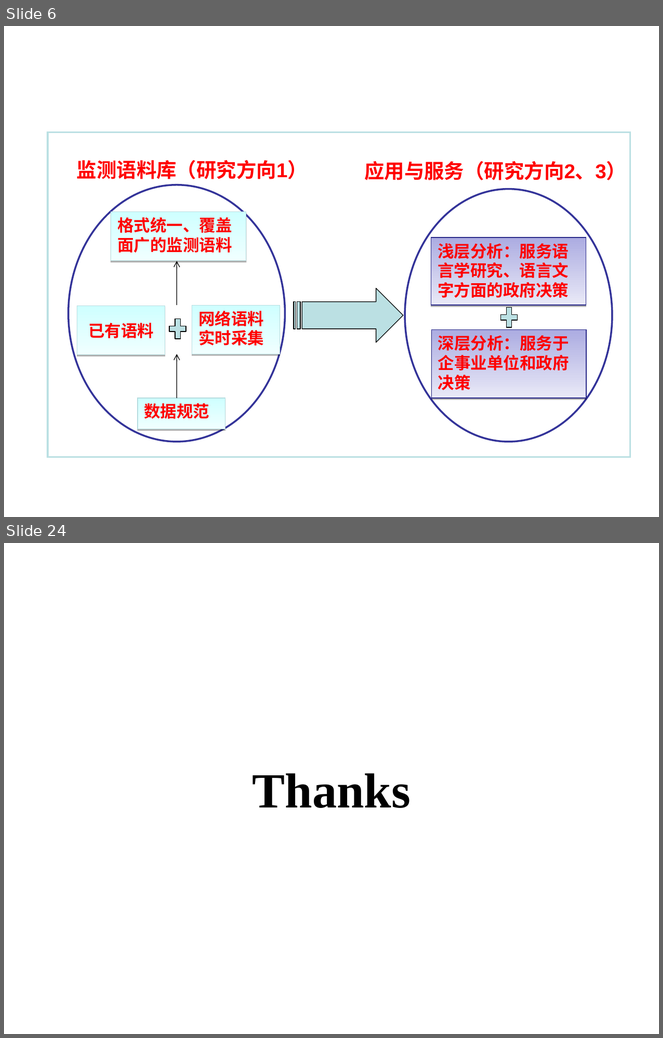
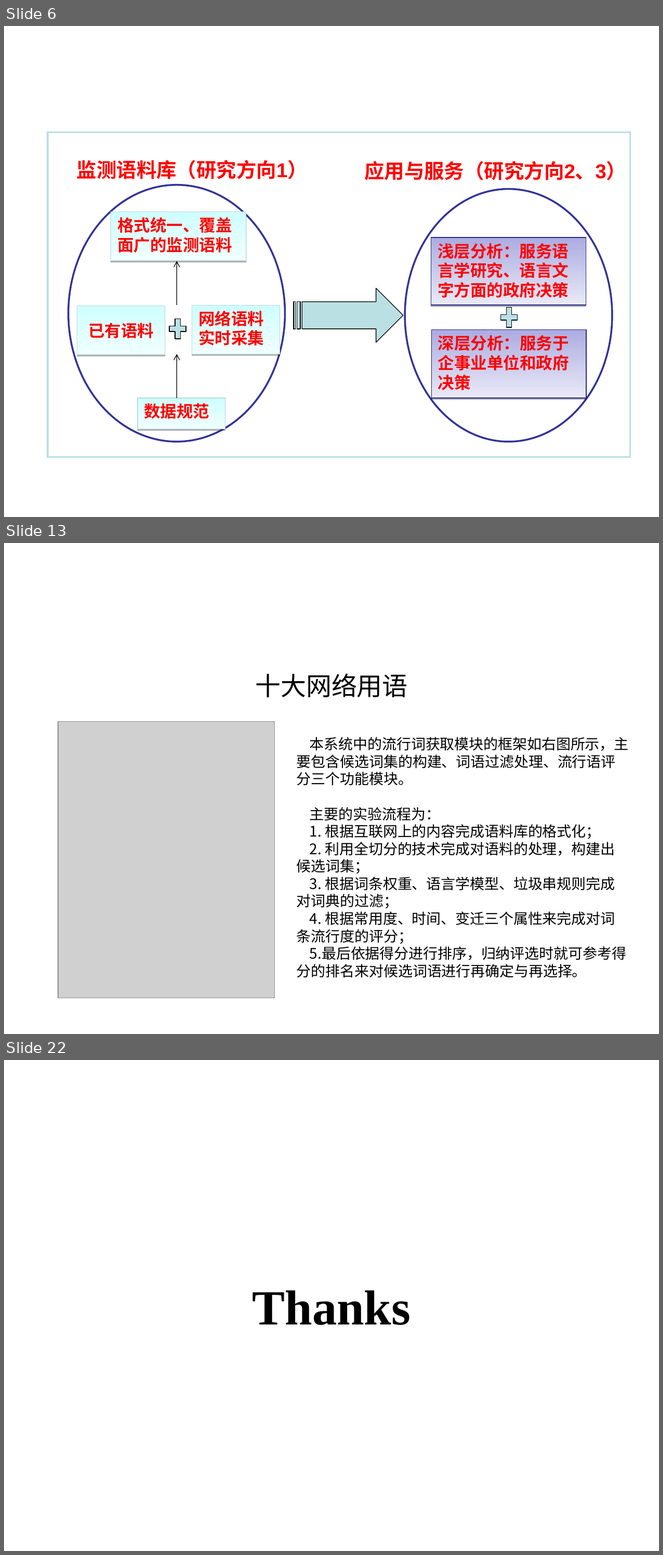
Before and after one commit to shqcandy/Report, a slide deck: 报告_v1.ppt. Shown one above the other, each under a label of ours: slides 6 and 24 before the commit, slides 6, 13 and 22 after it; the slides between them are not shown. The pictures are 663x1038 and 663x1555 pixels, drawn with LibreOffice and Linux fonts; fonts in the diff are those of the drawing; grey boxes stand for pictures; background and template pictures are left out. Boxes give left, top, right and bottom in pixels: in the first picture for what was removed or moved away, otherwise in the second. Text is boxed around its words. In the diff, an @@ line names an element or a change of style, - is before the commit and + after.

```diff
--- a/报告_v1.ppt
+++ b/报告_v1.ppt
@@ slide 13 added at (x1=4, y1=543, x2=659, y2=1034), background picture (left out) @@
@@ title added at (x1=255, y1=674, x2=408, y2=697), 28 pt, text #000000 @@
+十大网络用语
@@ picture added at (x1=59, y1=722, x2=275, y2=999) @@
@@ text added at (x1=297, y1=737, x2=629, y2=978), 16 pt, text #000000 @@
+本系统中的流行词获取模块的框架如右图所示，主要包含候选词集的构建、词语过滤处理、流行语评分三个功能模块。
+主要的实验流程为：
+1. 根据互联网上的内容完成语料库的格式化；
+2. 利用全切分的技术完成对语料的处理，构建出候选词集；
+3. 根据词条权重、语言学模型、垃圾串规则完成对词典的过滤；
+4. 根据常用度、时间、变迁三个属性来完成对词条流行度的评分；
+5.最后依据得分进行排序，归纳评选时就可参考得分的排名来对候选词语进行再确定与再选择。
@@ what was slide 24 is now slide 22 @@
```
Also in this commit, not shown: 8 slides changed, 3 other slides added, 6 slides removed.
